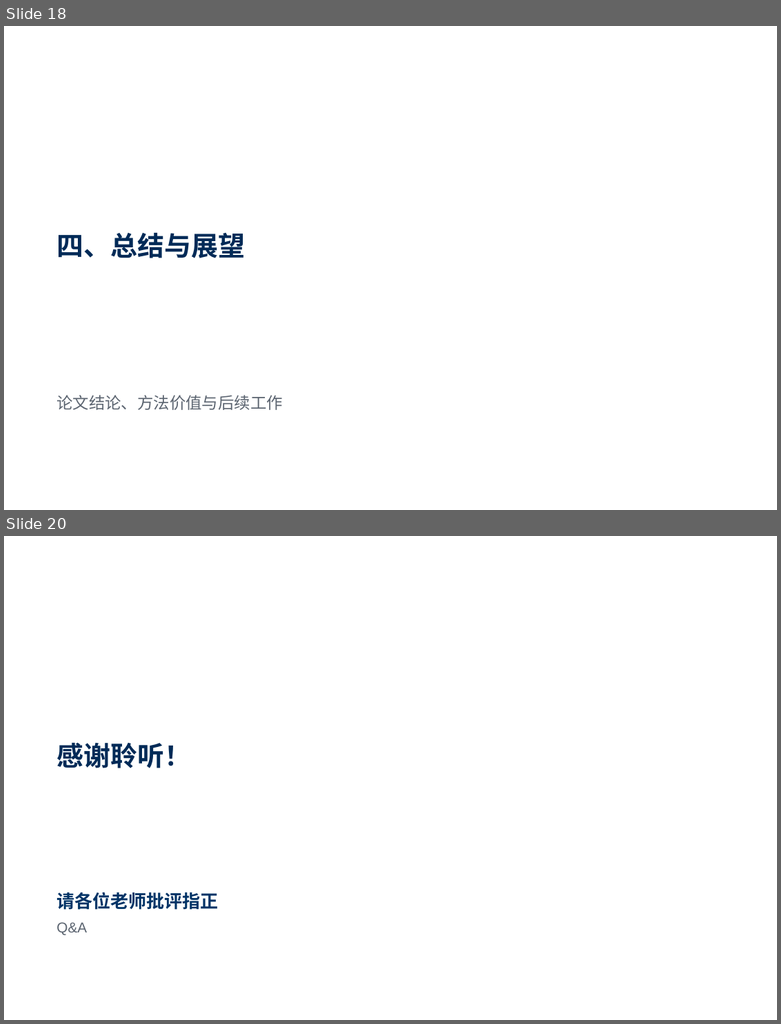
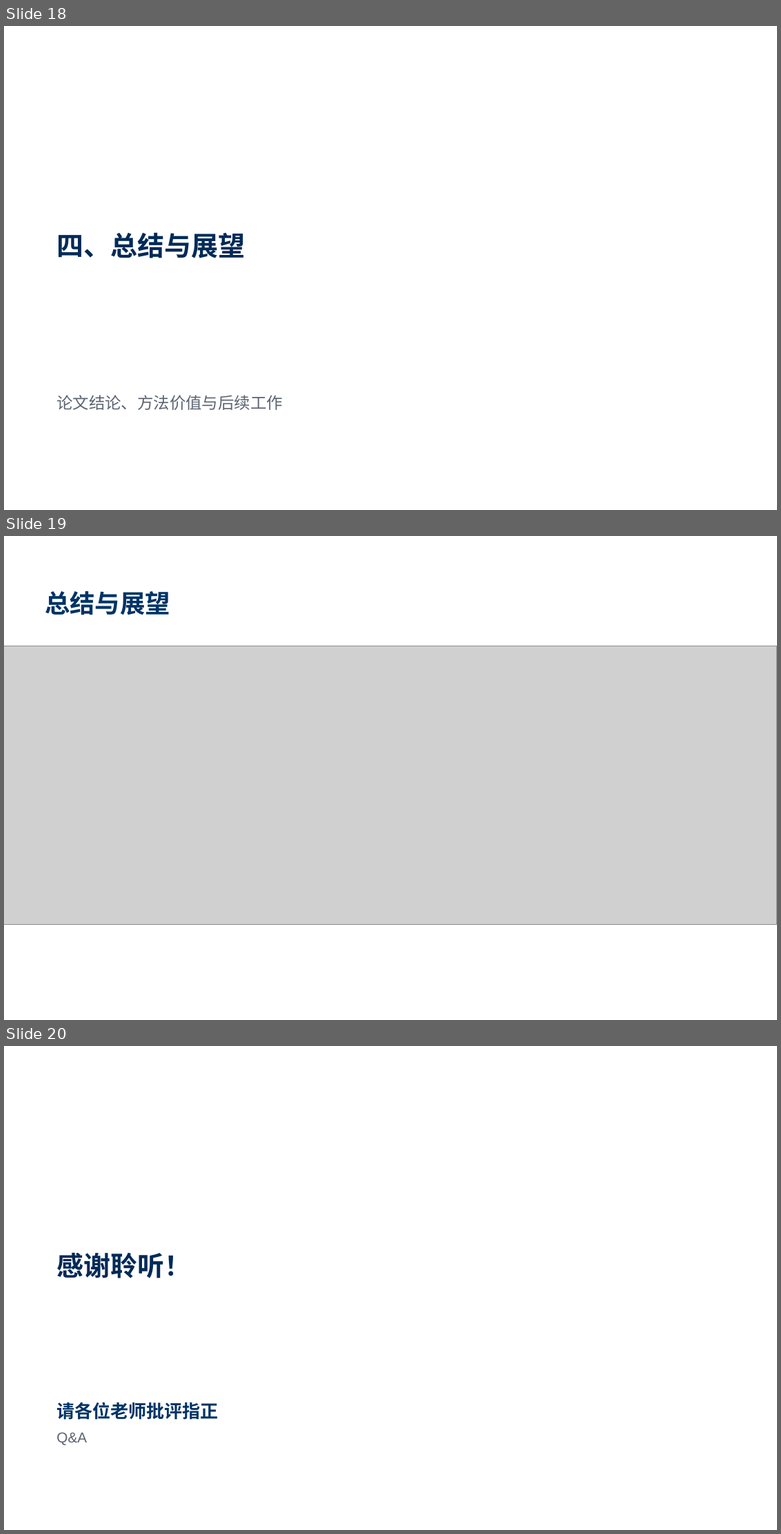
Before and after one commit to YancyReal/ucas-master, a slide deck: PPT/鄢玺毕业答辩.pptx. Shown one above the other, each under a label of ours: slides 18 and 20 before the commit, slides 18, 19 and 20 after it; the slides between them are not shown. The pictures are 781x1024 and 781x1534 pixels, drawn with LibreOffice and Linux fonts; fonts in the diff are those of the drawing; grey boxes stand for pictures; background and template pictures are left out. Boxes give left, top, right and bottom in pixels: in the first picture for what was removed or moved away, otherwise in the second. Text is boxed around its words. In the diff, an @@ line names an element or a change of style, - is before the commit and + after.

```diff
--- a/PPT/鄢玺毕业答辩.pptx
+++ b/PPT/鄢玺毕业答辩.pptx
@@ slide 19 added at <box>4,536,777,1020</box>, background picture (left out) @@
@@ title added at <box>45,591,170,615</box>, 28 pt, text #003366, bold @@
+总结与展望
@@ picture added at <box>4,646,777,924</box> @@
```
Also in this commit, not shown: 2 slides changed, 13 other slides added, 13 slides removed, 35 other files.
